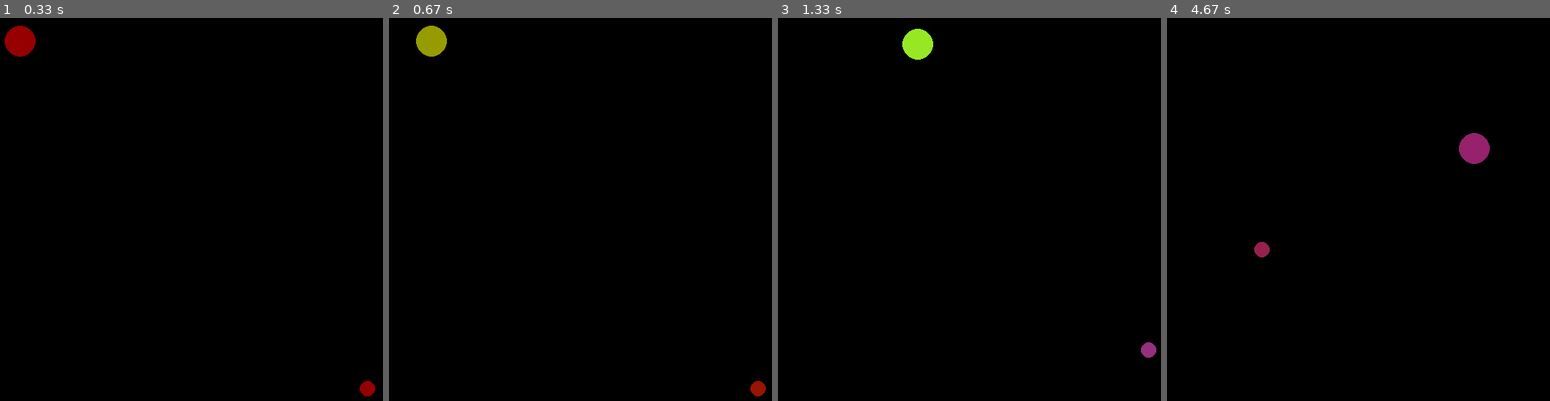
Above: before the commit, frames 1-4 (left to right).
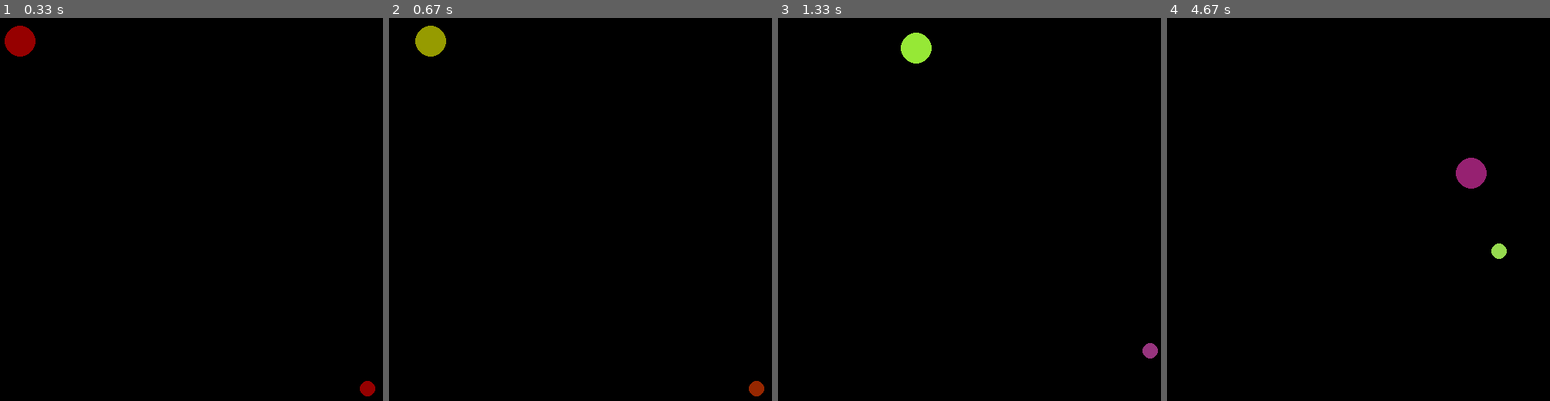
Above: after the commit, the same moments.

Repository: curlymario/mpit_cs_py_hw
Game: pygame game, started from lect_19/lab/5.second.py
Same seed, same stepped clock (60 frames per second), same inputs: the game is played once before the commit and once after it.
Inputs:
- Up to frame 1 (0.33 s): no input
- Up to frame 2 (0.67 s): hold Right from 0.33 s (still down)
- Up to frame 3 (1.33 s): release Right at 0.8 s; hold Up 0.83-1.13 s; hold Right from 1.17 s (still down)
- Up to frame 4 (4.67 s): release Right at 1.63 s; hold Left 1.67-2.2 s; hold Down 2.23-2.53 s; hold Left 2.57-2.97 s; hold Up 3-3.37 s; hold Right 3.4-4.03 s; hold Down 4.07-4.43 s; hold Left from 4.47 s (still down)

Frame 1 is identical in both runs. In frame 2, less than 0.1% of the frame differs, in the area x 6-99%, y 2-99%; in frame 3, 0.2%; in frame 4, 1.2%, in the area x 22-89%, y 30-63%.

Commit message:
lab 19 added normalisation methods for ball bouncing TODO: bounce speed is too much bounce direction is not backwards does the lab description mislead?

Diff:
--- a/lect_19/lab/5.second.py
+++ b/lect_19/lab/5.second.py
@@ -1,5 +1,8 @@
 import sys
+from typing import Dict, Any
+
 import pygame
+import math
 
 # Добавляем второй шарик. И пишем соударение шаров.
 # Соударение шаров рассчитывается так: нужно разложить движение по двум осям:
@@ -48,6 +51,28 @@
         result.y = self.y * other
         return result
 
+    def length(self):
+        """
+        returns length of vector
+        :return: float
+        >>> a = Vector(5, 12)
+        >>> a.length()
+        13.0
+        """
+        return math.sqrt(self.x**2 + self.y**2)
+
+    def normalize(self):
+        """
+        :return: float
+        >>> a = Vector(5, 12)
+        >>> a.normalize()
+        (0.38461538461538464, 0.9230769230769231)
+        """
+        norm_x = self.x / self.length()
+        norm_y = self.y / self.length()
+        return norm_x, norm_y
+
+
     def __add__(self, other):
         """
         Returns the vector addition of self and other
@@ -89,7 +114,7 @@
             return self.scalar_vector_mult(other)
 
 class Ball:
-    def __init__(self, x, y, radius):
+    def __init__(self, x, y, radius, balls_list=[]):
         """
         :type x: int
         :type y: int
@@ -98,17 +123,32 @@
         self.position = Vector(x, y)
         self.velocity = Vector()
         self.radius = radius
-        balls.append(self)
-
-    def _update_friction(self, frict):
-        if self.velocity.x != 0:
-            self.velocity.x -= frict * self.velocity.x
-        if self.velocity.y != 0:
-            self.velocity.y -= frict * self.velocity.y
+        self.balls = balls_list
+        self.balls.append(self)
+
+    def _update_friction(self, friction):
+        """
+        :param friction: float
+        >>> a = Ball(30, 30, 10)
+        >>> a.velocity = Vector(30, 30)
+        >>> a._update_friction(0.3)
+        >>> print(a.velocity.x, a.velocity.y)
+        9.0 9.0
+        """
+        self.velocity *= friction
 
     def _change_coord(self, dt):
-        self.position.x += self.velocity.x * dt
-        self.position.y += self.velocity.y * dt
+        """
+        update position according to velocity and FPS (clock tick / 1000)
+        :param dt: float
+        >>> dt = 50 / 1000.0
+        >>> a = Ball(10, 10, 5)
+        >>> a.velocity = Vector(100, 100)
+        >>> a._change_coord(dt)
+        >>> print(a.position.x, a.position.y)
+        15.0 15.0
+        """
+        self.position += self.velocity * dt
 
     def _bounce_walls(self, width, height):
         if self.position.x > width - self.radius:
@@ -124,6 +164,23 @@
             self.position.y = 0 + self.radius
             self.velocity.y *= -1
 
+    def _bounce_others(self):
+        for ball in self.balls:
+            if ball is not self:
+                reach = self.position - ball.position
+                distance = reach.length()
+                if distance < self.radius + ball.radius: # if balls collapse
+                    direction = Vector(*reach.normalize())
+                    cross = Vector(direction.y, - direction.x)
+                    if cross * self.velocity < 0: # checking direction
+                        cross.x *= -1
+                        cross.y *= -1
+                    direction.x, direction.y = -direction.x, -direction.y # bounce
+                    new_direction = cross + direction
+                    newvelocity = new_direction * self.velocity.length()
+                    self.velocity = newvelocity
+
+
     def draw(self, screen):
         """
         Draws the ball in its position in color defined by speed
@@ -131,7 +188,6 @@
         self.green = 255 if int(abs(self.velocity.x)) >= 255 else int(abs(self.velocity.x))
         self.blue = 255 if int(abs(self.velocity.y)) >= 255 else int(abs(self.velocity.y))
         pygame.draw.circle(screen, (150, self.green, self.blue), (int(self.position.x), int(self.position.y)), self.radius)
-
 
     def input(self):
         if pygame.key.get_pressed()[pygame.K_LEFT]:
@@ -143,10 +199,6 @@
         if pygame.key.get_pressed()[pygame.K_DOWN]:
             self.velocity.y += 10
 
-    def move(self, dt, frict, width, height):
-        self._change_coord(dt)
-        self._update_friction(frict)
-        self._bounce_walls(width, height)
 
 if __name__ == '__main__':
     import doctest
@@ -162,11 +214,11 @@
     pygame.display.set_caption('YAHOOOO')
     clock = pygame.time.Clock()
 
-    frict = 0.01
+    frict = 0.99
     balls = []
 
-    b1 = Ball(30, 30, 20)
-    b2 = Ball(480, 480, 10)
+    b1 = Ball(30, 30, 20, balls)
+    b2 = Ball(480, 480, 10, balls)
 
     while True:
         dt = clock.tick(50) / 1000.0
@@ -179,7 +231,12 @@
 
         for ball in balls:
             ball.input()
-            ball.move(dt, frict, width, height)
+        for ball in balls:
+            ball._update_friction(frict)
+            ball._bounce_walls(width, height)
+            ball._bounce_others()
+            ball._change_coord(dt)
+        for ball in balls:
             ball.draw(screen)
 
         pygame.display.flip()
